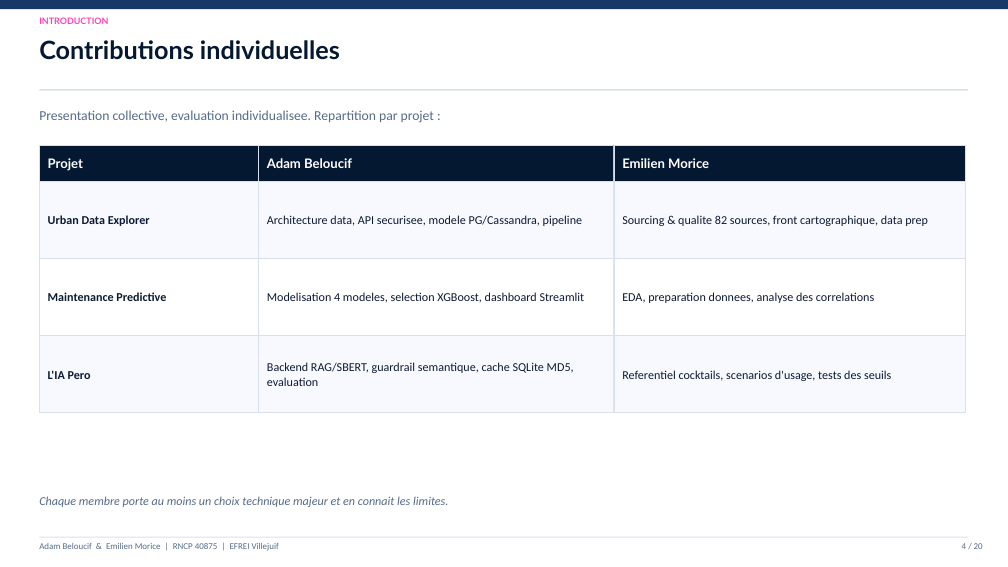
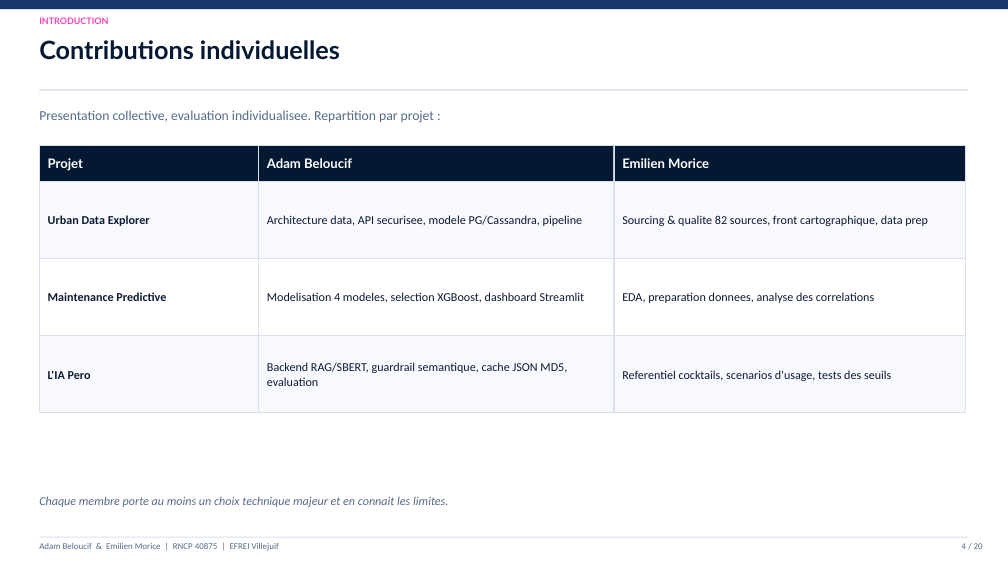
Before and after one commit to Adam-Blf/Soutenance-M1, a slide deck: slide 4 of Soutenance_Bloc1-2_Adam_Emilien.pptx. Drawn at 1008x567 pixels with LibreOffice and Linux fonts; fonts in the diff are those of the drawing. Boxes give left, top, right and bottom in pixels: in the first picture for what was removed or moved away, otherwise in the second. Text is boxed around its words. In the diff, an @@ line names an element or a change of style, - is before the commit and + after.

```diff
--- a/Soutenance_Bloc1-2_Adam_Emilien.pptx
+++ b/Soutenance_Bloc1-2_Adam_Emilien.pptx
@@ text in rectangle at box(267, 362, 567, 386): text changed @@
-Backend RAG/SBERT, guardrail semantique, cache SQLite MD5, evaluation
+Backend RAG/SBERT, guardrail semantique, cache JSON MD5, evaluation
```
Also in this commit, not shown: 9 other slides changed, 1 other file.
